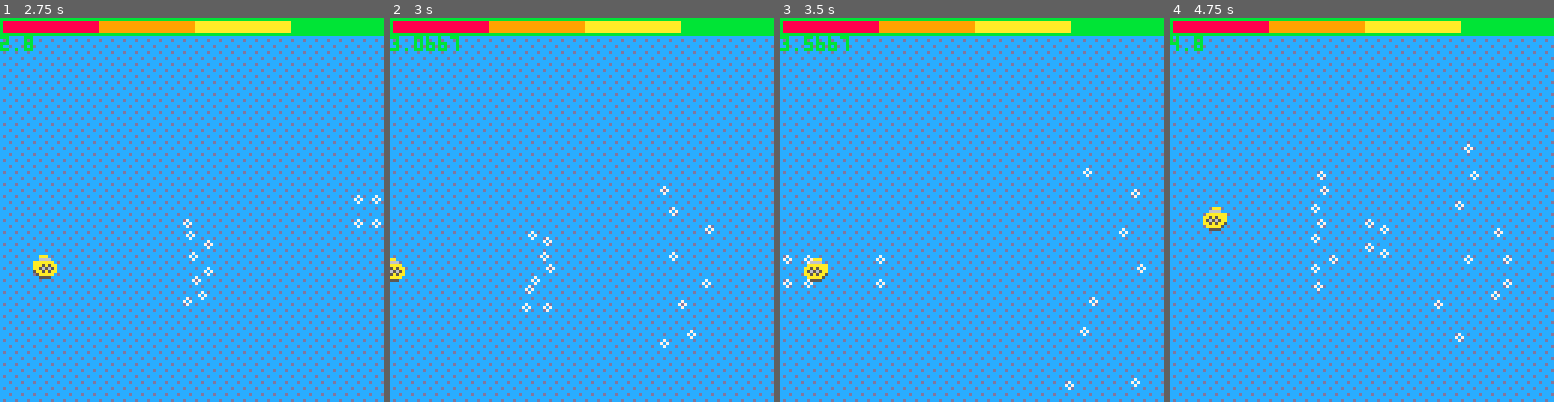
Above: before the commit, frames 1-4 (left to right).
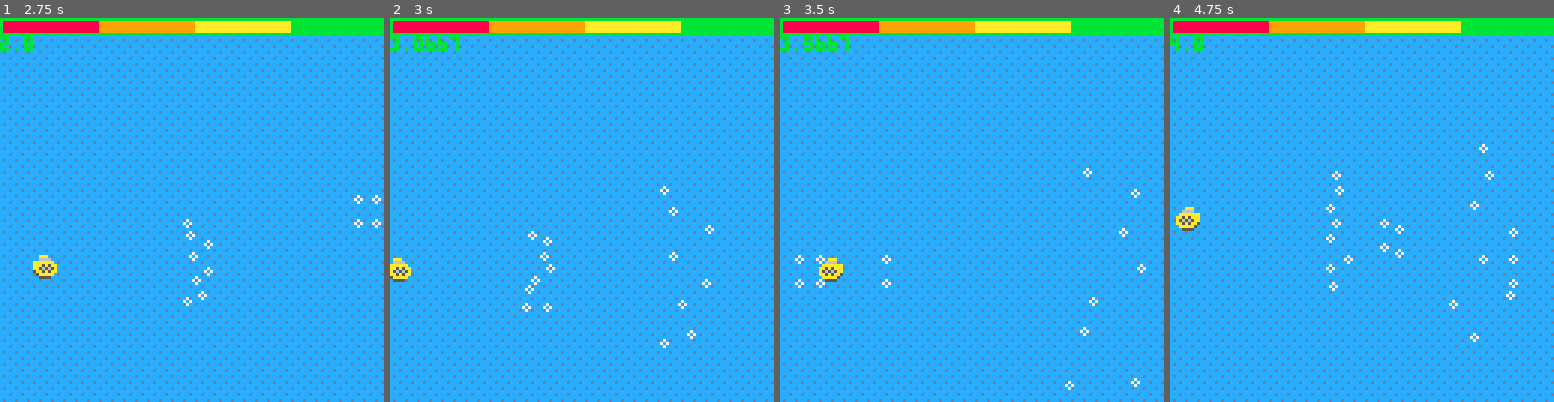
Above: after the commit, the same moments.

Repository: GraulierBrice/LudumDare48
Game: PICO-8 cartridge ludum-dare-48.p8
The game is run twice, just before and just after one commit, with the same random seed, the same clock (stepped at 60 frames per second) and the same inputs.
Inputs:
- Up to frame 1 (2.75 s): tap X (X key) at 0.33, 1.07, 1.85 s; hold Right 1.6-2.1 s; hold Up 2.15-2.42 s; hold Right from 2.47 s (still down)
- Up to frame 2 (3 s): keep holding Right; tap X (X key) at 2.97 s
- Up to frame 3 (3.5 s): release Right at 3.03 s; hold Left from 3.08 s (still down)
- Up to frame 4 (4.75 s): release Left at 3.58 s; hold Down 3.63-3.97 s; hold Right 4.02-4.68 s; tap X (X key) at 4.08 s; hold Up from 4.73 s (still down)

Frame 1 is identical in both runs. In frame 2, 0.2% of the frame differs, in the area x 0-6%, y 62-69%; in frame 3, 0.7%; in frame 4, 1.6%, in the area x 1-91%, y 32-85%.

Commit message:
collision bords de map

Diff:
--- a/ludum-dare-48.p8
+++ b/ludum-dare-48.p8
@@ -396,16 +396,12 @@
 	rb.vel = data.new_vel
 	rb.pos = data.new_pos
 
-	if rb.pos.x > 128 - rb.radius then
-		rb.vel.x = abs(rb.vel.x) * -rb.bounce * (rb.pos.x-128 + rb.radius)
-	elseif rb.pos.x < 0 + rb.radius then
-		rb.vel.x = abs(rb.vel.x) * rb.bounce * -(rb.pos.x-rb.radius)
-	end
-
-	if rb.pos.y > 128 - rb.radius then
-		rb.vel.y = abs(rb.vel.y) * -rb.bounce * (rb.pos.y-128 + rb.radius)
-	elseif rb.pos.y < 0 + rb.radius then
-		rb.vel.y = abs(rb.vel.y) * rb.bounce * -(rb.pos.y-rb.radius)
+	if (rb.pos.x > 127 - rb.radius) and (rb.vel.x > 0) or (rb.pos.x < rb.radius) and (rb.vel.x < 0) then
+		rb.vel.x *= -rb.bounce
+	end
+
+	if (rb.pos.y > 127 - rb.radius) and (rb.vel.y > 0) or (rb.pos.y < 8 + rb.radius) and (rb.vel.y < 0) then
+		rb.vel.y *= -rb.bounce
 	end
 end
 
